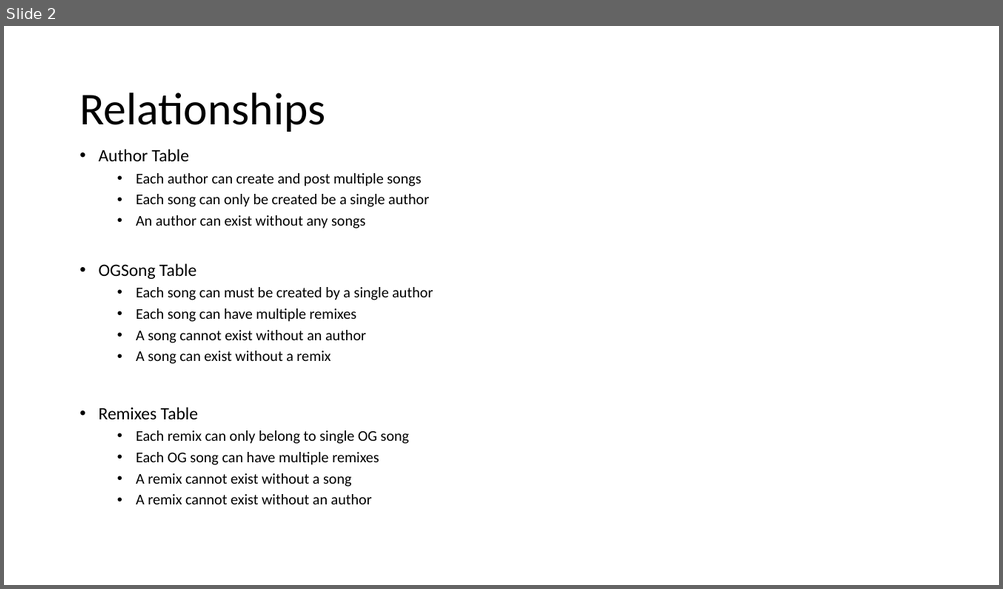
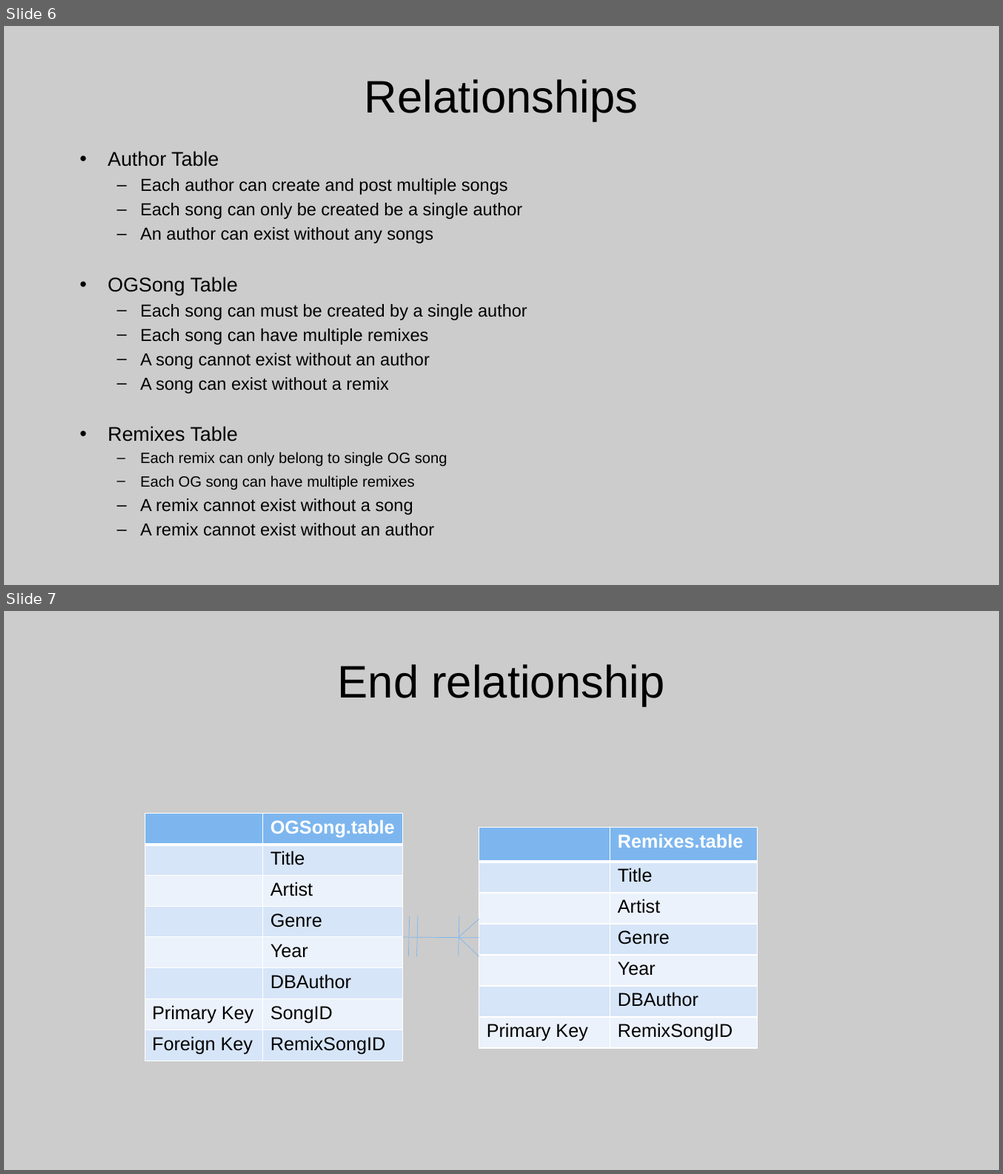
Before and after one commit to BenjieA/Music-Index-Flask-2020, a slide deck: ERDiagram.pptx. Shown one above the other, each under a label of ours: slide 2 before the commit, slides 6 and 7 after it. The pictures are 1003x589 and 1003x1174 pixels, drawn with LibreOffice and Linux fonts; fonts in the diff are those of the drawing. Boxes give left, top, right and bottom in pixels: in the first picture for what was removed or moved away, otherwise in the second. Text is boxed around its words. In the diff, an @@ line names an element or a change of style, - is before the commit and + after.

```diff
--- a/ERDiagram.pptx
+++ b/ERDiagram.pptx
@@ slide 7 added at bbox=[4, 611, 999, 1170], background #CCCCCC @@
@@ title added at bbox=[338, 664, 664, 706], 44 pt, text #000000 @@
+End relationship
@@ table added at bbox=[145, 814, 402, 1062], 8 rows, 2 columns @@
+ | OGSong.table
+ | Title
+ | Artist
+ | Genre
+ | Year
+ | DBAuthor
+Primary Key | SongID
+Foreign Key | RemixSongID
@@ table added at bbox=[479, 827, 757, 1048], 7 rows, 2 columns @@
+ | Remixes.table
+ | Title
+ | Artist
+ | Genre
+ | Year
+ | DBAuthor
+Primary Key | RemixSongID
@@ line added from (409, 916) to (408, 957), #7DB6EF 0.5 pt @@
@@ line added from (418, 916) to (417, 957), #7DB6EF 0.5 pt @@
@@ line added from (459, 916) to (458, 957), #7DB6EF 0.5 pt @@
@@ line added from (459, 937) to (479, 919), #7DB6EF 0.5 pt @@
@@ line added from (402, 938) to (479, 938), #7DB6EF 0.5 pt @@
@@ line added from (459, 938) to (479, 957), #7DB6EF 0.5 pt @@
@@ what was slide 2 is now slide 6 @@
@@ slide 6 changed as well @@
@@ background #FFFFFF to #CCCCCC @@
@@ title "Relationships": place and size @@
-title "Relationships" at bbox=[79, 93, 325, 132]
+title "Relationships" at bbox=[364, 79, 638, 121]
@@ title "Relationships" at bbox=[364, 79, 638, 121]: font Calibri to Arial; alignment left to centre; line spacing 0.9 to 1 @@
@@ text "Author Table" at bbox=[108, 151, 527, 537]: size 16.8 to 19.2 pt in "Author Table", "OGSong Table", "Remixes Table"; font Calibri to Arial; size 14.4 to 16.8 pt in "Each author can create and post multiple ...", "Each song can only be created be ...", "An author can exist without any songs", "Each song can must be created by ..." and 5 more places; indent changed; line spacing 0.9 to 1; less space between paragraphs; bullet • to – @@
```
Also in this commit, not shown: 2 other slides changed, 11 other slides added, 1 slide removed.
